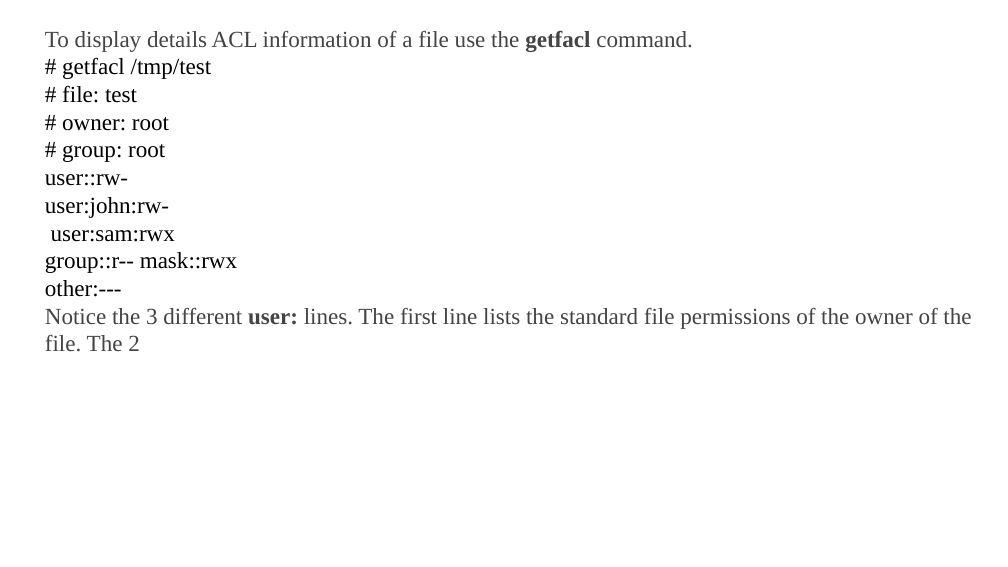
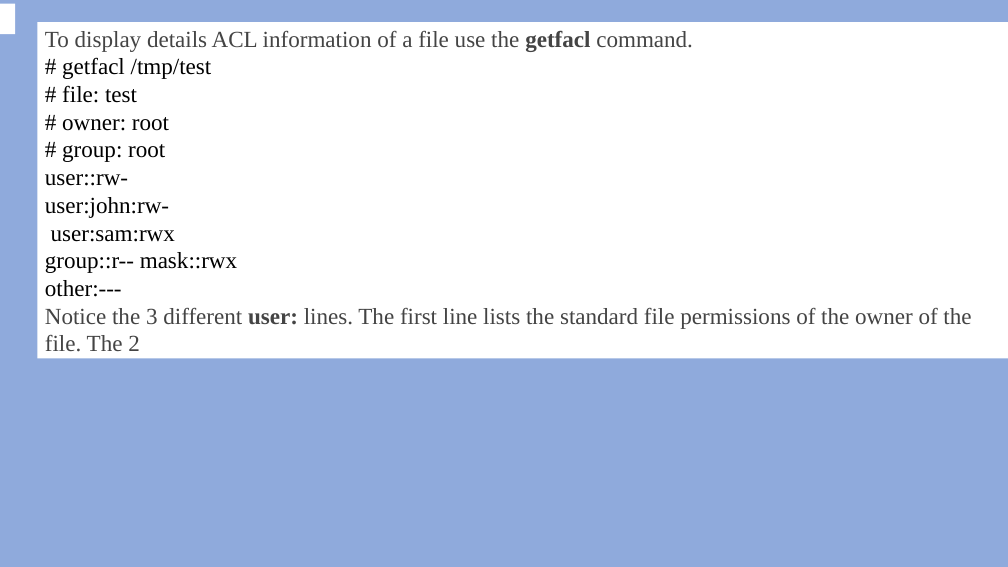
Before and after one commit to HighnessAtharva/Sem-VI, a slide deck: slide 22 of Linux and Unix/Unit 3.pptx. Drawn at 1008x567 pixels with LibreOffice and Linux fonts; fonts in the diff are those of the drawing. Boxes give left, top, right and bottom in pixels: in the first picture for what was removed or moved away, otherwise in the second. Text is boxed around its words. In the diff, an @@ line names an element or a change of style, - is before the commit and + after.

```diff
--- a/Linux and Unix/Unit 3.pptx
+++ b/Linux and Unix/Unit 3.pptx
@@ background #FFFFFF to #8FAADC @@
@@ rectangle added at (x1=0, y1=4, x2=15, y2=34), fill #FFFFFF @@
@@ text "To display details ACL information ..." resized from (x1=45, y1=30, x2=971, y2=352) to (x1=37, y1=18, x2=1008, y2=361) @@
```
Also in this commit, not shown: 21 other slides changed, 28 other files.
